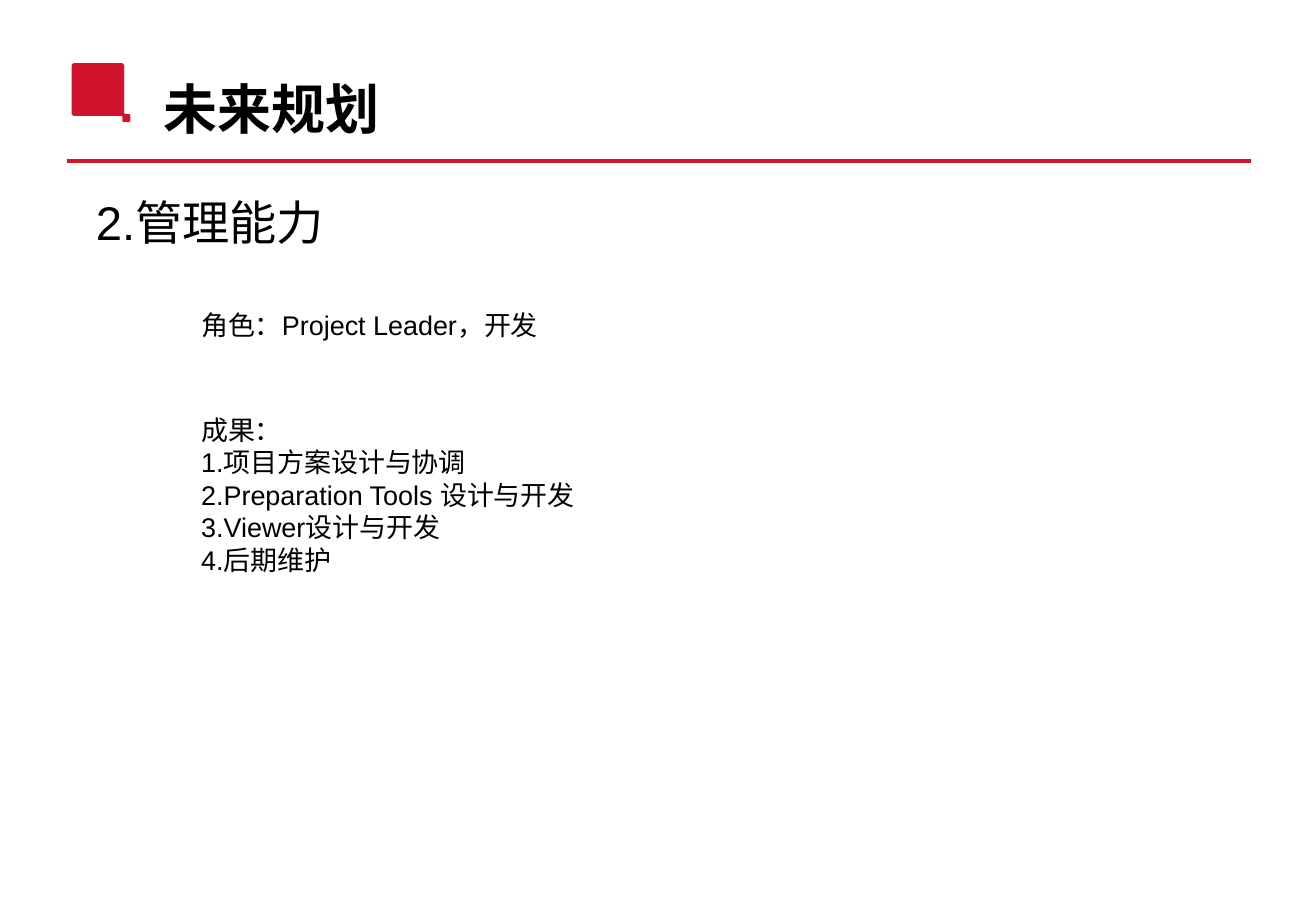
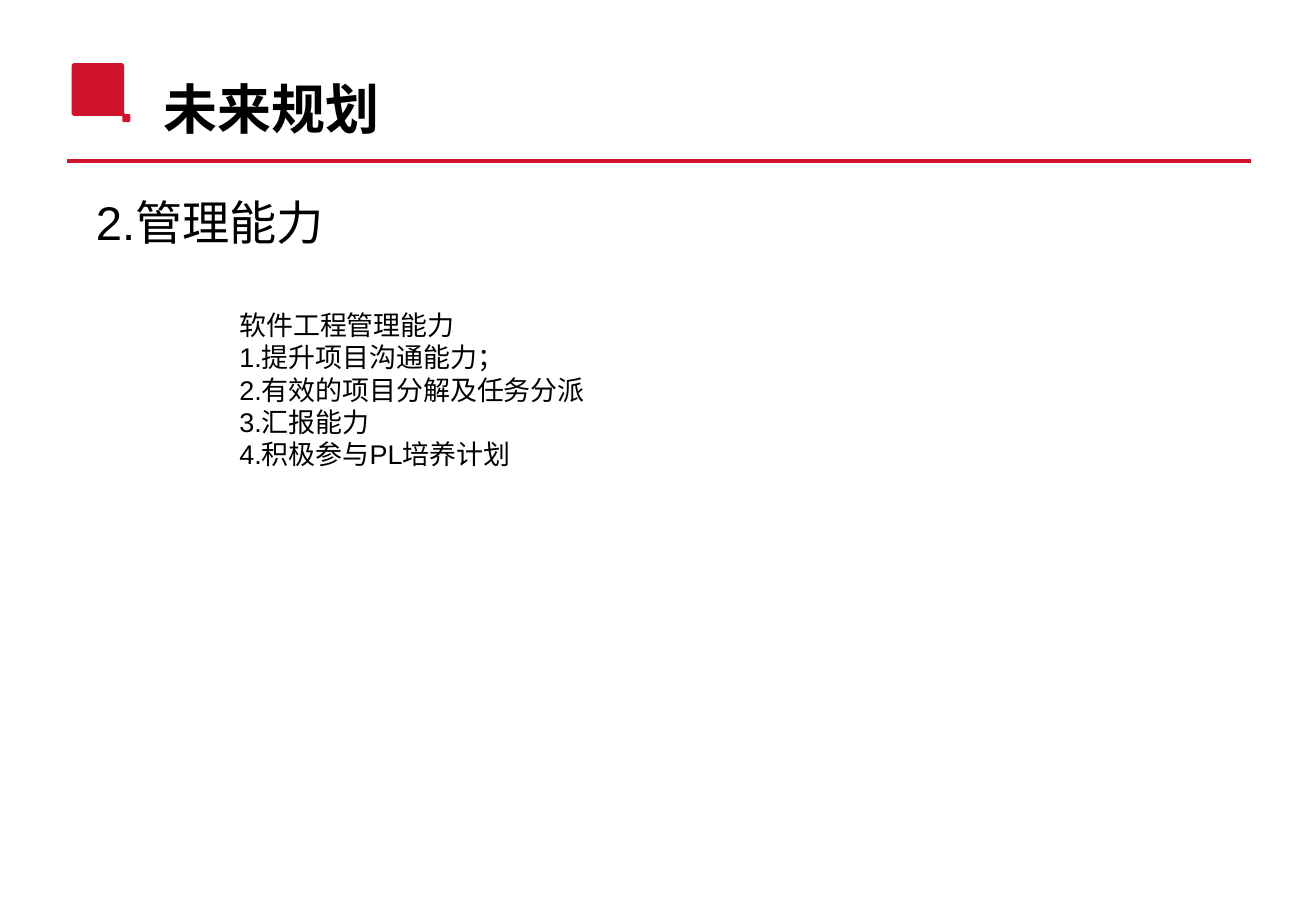
Before and after one commit to boyuanH/MyDocs, a slide deck: slide 10 of MyWorks/升职/Promotion.pptx. Drawn at 1316x911 pixels with LibreOffice and Linux fonts; fonts in the diff are those of the drawing; background and template pictures are left out. Boxes give left, top, right and bottom in pixels: in the first picture for what was removed or moved away, otherwise in the second. Text is boxed around its words. In the diff, an @@ line names an element or a change of style, - is before the commit and + after.

```diff
--- a/MyWorks/升职/Promotion.pptx
+++ b/MyWorks/升职/Promotion.pptx
@@ text removed at (x1=201, y1=312, x2=538, y2=341) @@
-角色：Project Leader，开发
@@ text at (x1=239, y1=312, x2=584, y2=467): text changed @@
-成果：
-1.项目方案设计与协调
-2.Preparation Tools 设计与开发
-3.Viewer设计与开发
-4.后期维护
+软件工程管理能力
+1.提升项目沟通能力；
+2.有效的项目分解及任务分派
+3.汇报能力
+4.积极参与PL培养计划
```
Also in this commit, not shown: 3 other slides changed, 1 slide added, 2 slides removed, 1 other file.
